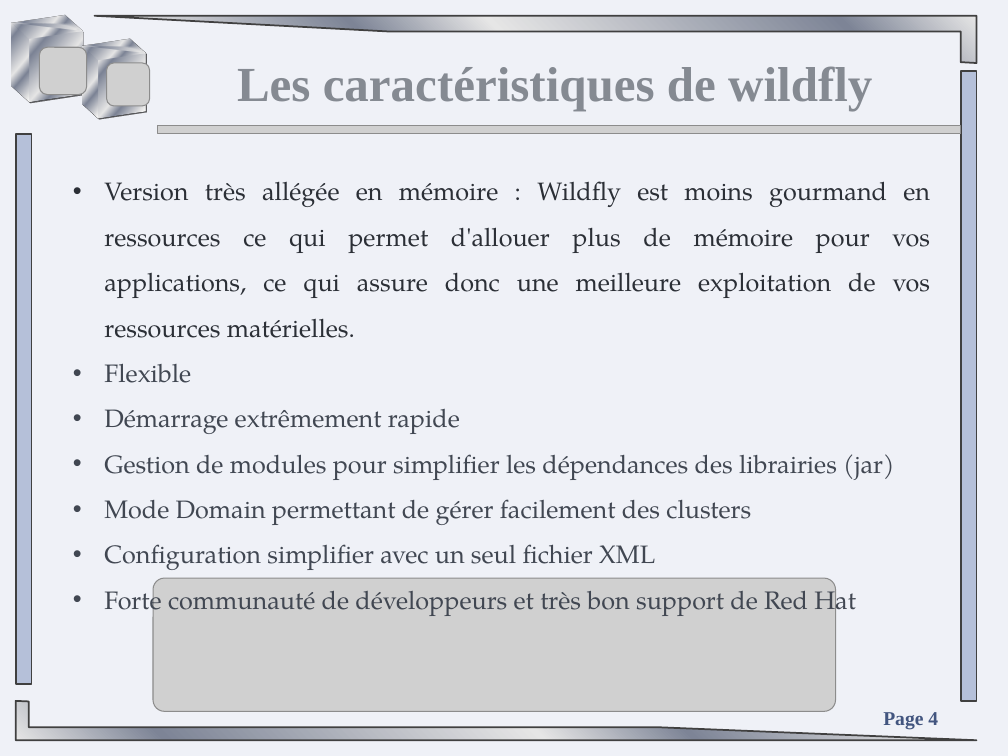
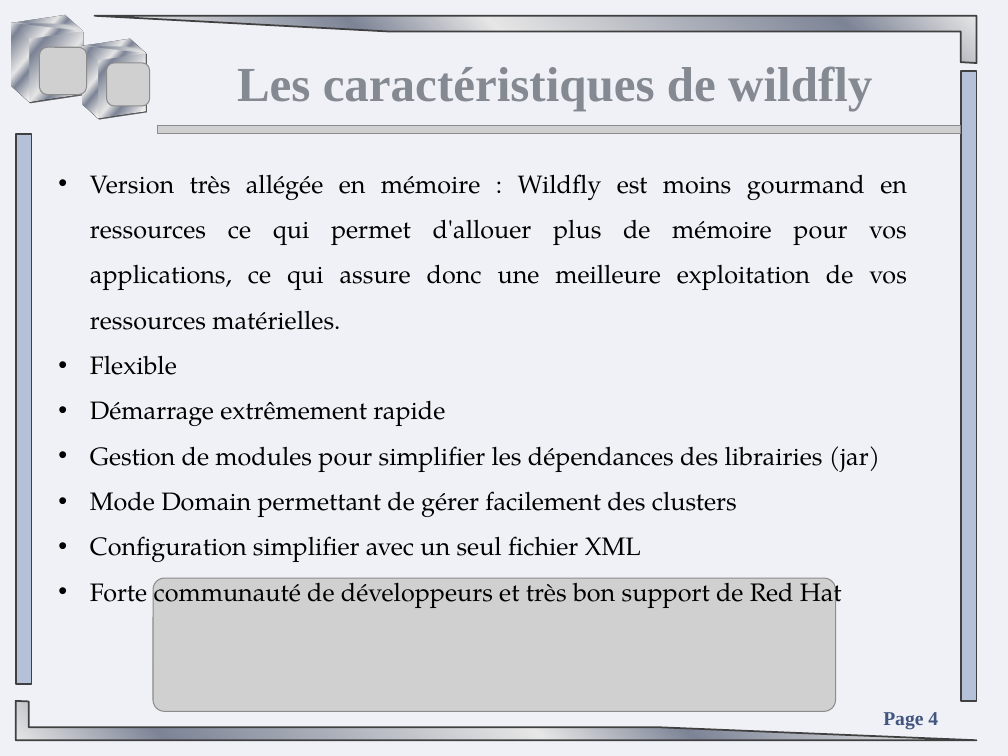
Before and after one commit to TahaniKarroum/WILDFLY, a slide deck: slide 4 of Presentation wildfly.pptx. Drawn at 1008x756 pixels with LibreOffice and Linux fonts; fonts in the diff are those of the drawing; grey boxes stand for pictures. Boxes give left, top, right and bottom in pixels: in the first picture for what was removed or moved away, otherwise in the second. Text is boxed around its words. In the diff, an @@ line names an element or a change of style, - is before the commit and + after.

Commit message:
Presentation wildfly version 2

```diff
--- a/Presentation wildfly.pptx
+++ b/Presentation wildfly.pptx
@@ text "Version très allégée en mémoire ...": place and size @@
-text "Version très allégée en mémoire ..." at (104,181,931,619)
+text "Version très allégée en mémoire ..." at (90,174,907,611)
@@ text "Version très allégée en mémoire ..." at (90,174,907,611): text colour #2B2F36 to #000000 in "Version très allégée en mémoire : Wildfly ..."; text colour #414752 to #000000 in "Flexible", "Démarrage extrêmement rapide", "Gestion de modules pour simplifier les dépendances ...", "Mode Domain permettant de gérer facilement des ..." and 2 more places; alignment left to justified @@
```
Also in this commit, not shown: 1 other slide changed, 1 slide added.
